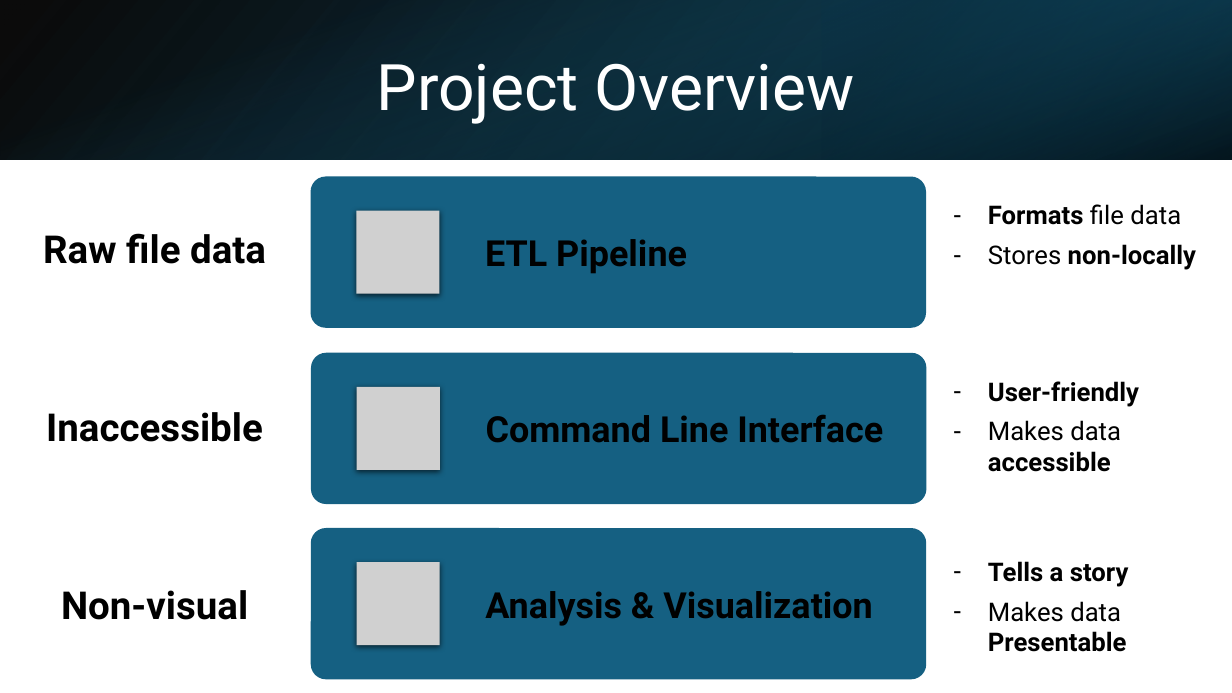
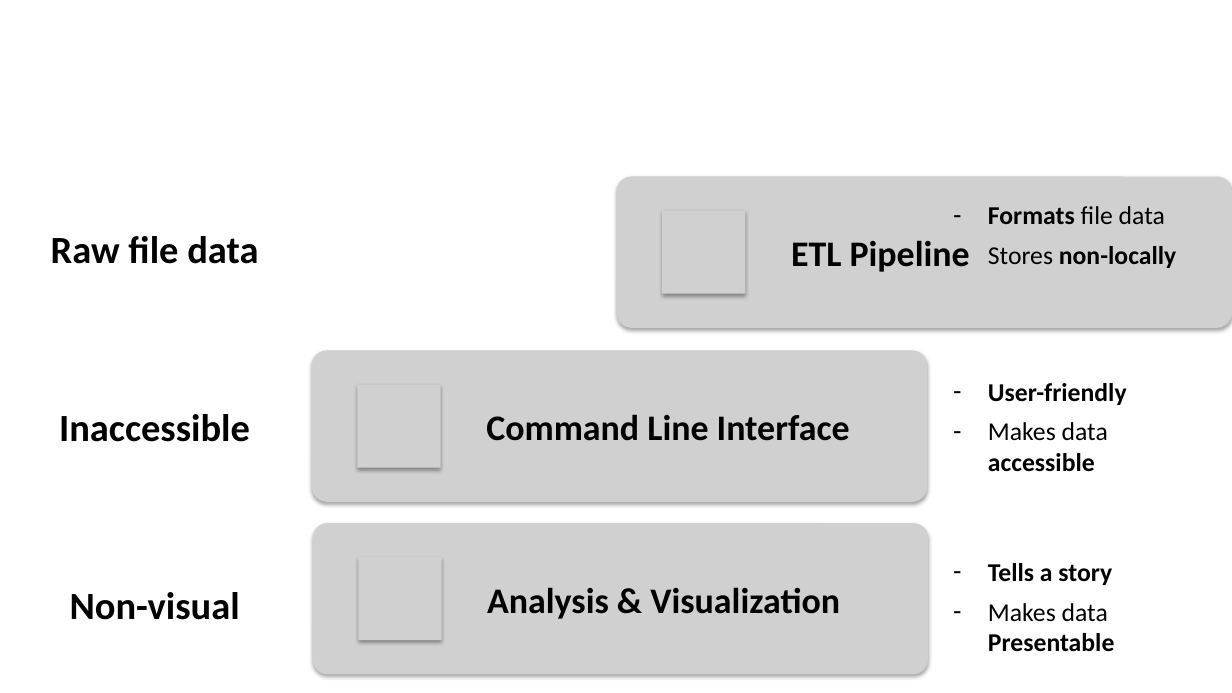
Before and after one commit to kencopas/Capstone, a slide deck: slide 4 of docs/Kenneth Copas - Capstone Presentation.pptx. Drawn at 1232x693 pixels with LibreOffice and Linux fonts; fonts in the diff are those of the drawing; grey boxes stand for pictures. Boxes give left, top, right and bottom in pixels: in the first picture for what was removed or moved away, otherwise in the second. Text is boxed around its words. In the diff, an @@ line names an element or a change of style, - is before the commit and + after.

```diff
--- a/docs/Kenneth Copas - Capstone Presentation.pptx
+++ b/docs/Kenneth Copas - Capstone Presentation.pptx
@@ rectangle removed at [0, 0, 1232, 159] @@
@@ rectangle removed at [0, 0, 1232, 159] @@
@@ rectangle removed at [822, 0, 1232, 159] @@
@@ title removed at [377, 63, 855, 124] @@
-Project Overview
@@ rounded rectangle removed at [311, 177, 926, 328] @@
@@ picture added at [616, 177, 1232, 328] @@
@@ font Roboto to Calibri in 9 elements at [51, 236, 258, 264], [59, 414, 250, 442], [70, 592, 240, 620], [988, 206, 1176, 268], [988, 383, 1127, 472], [988, 563, 1115, 652], [486, 414, 850, 441], [487, 587, 840, 619], [791, 240, 970, 272] @@
@@ text "ETL Pipeline": place and size @@
-text "ETL Pipeline" at [485, 239, 687, 273]
+text "ETL Pipeline" at [791, 240, 970, 272]
@@ picture removed at [357, 211, 440, 294] @@
@@ picture added at [663, 211, 746, 294] @@
@@ rounded rectangle removed at [311, 353, 927, 505] @@
@@ picture added at [311, 350, 927, 502] @@
@@ rounded rectangle removed at [311, 528, 926, 679] @@
@@ picture added at [312, 523, 928, 675] @@
@@ picture: place and size @@
-picture at [357, 562, 440, 645]
+picture at [359, 557, 442, 640]
```
Also in this commit, not shown: 13 other slides changed.
